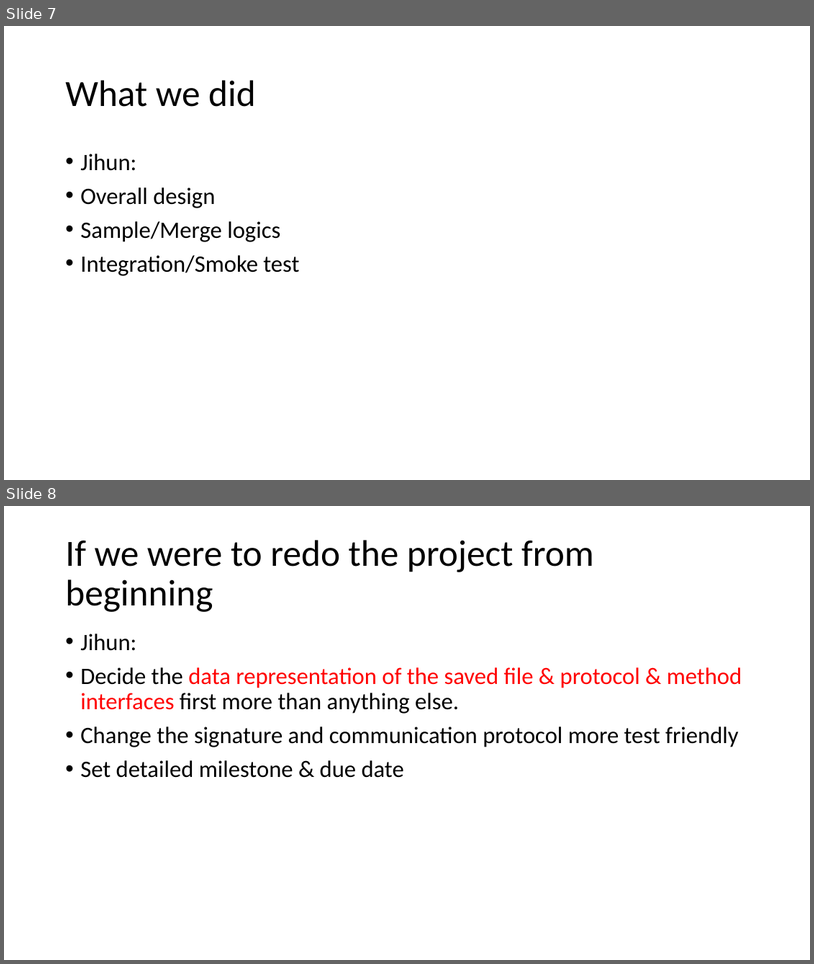
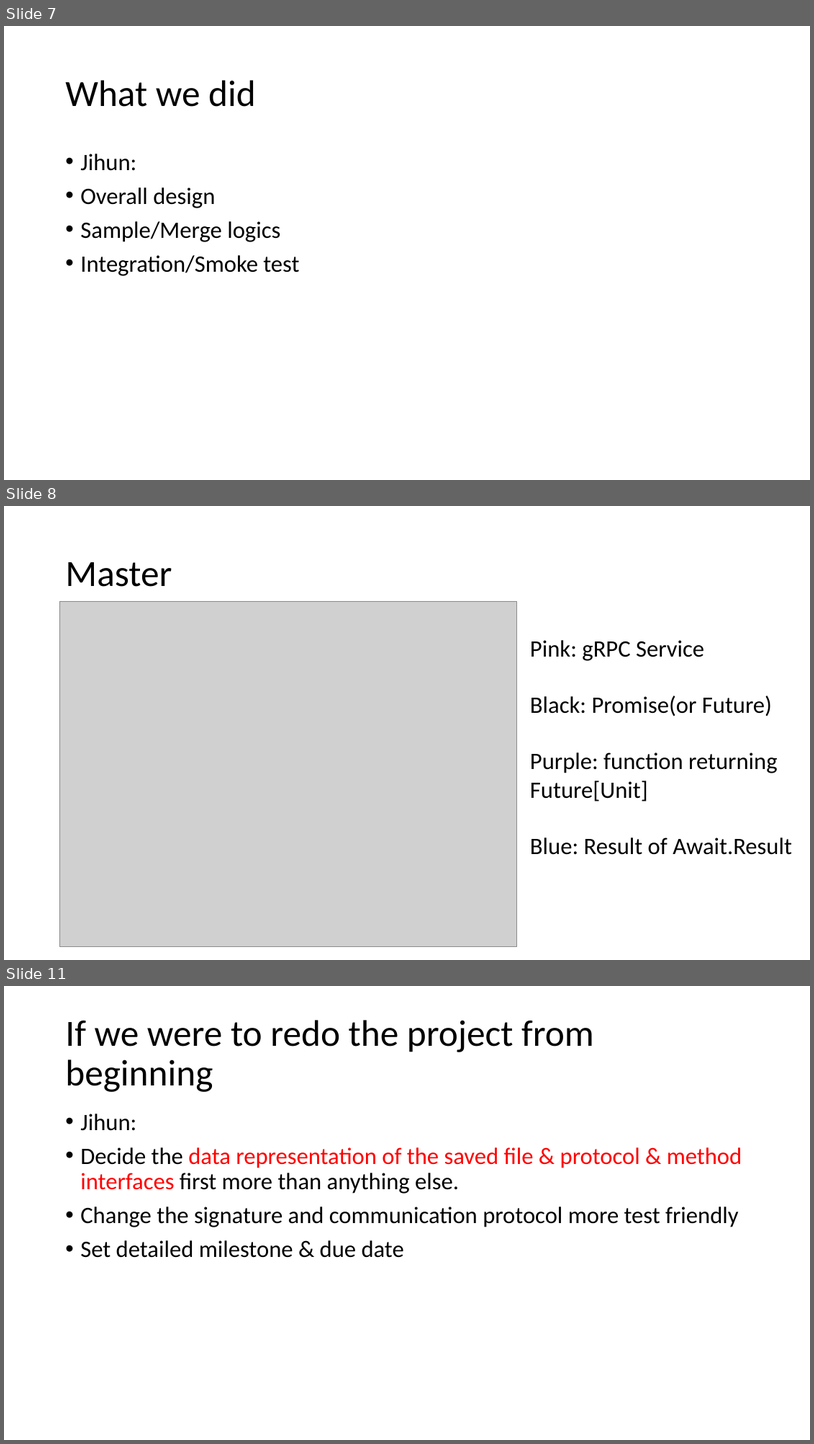
Before and after one commit to qwercxzsda/cs434-project, a slide deck: docs/Final Presentation.pptx. Shown one above the other, each under a label of ours: slides 7 and 8 before the commit, slides 7, 8 and 11 after it; the slides between them are not shown. The pictures are 814x964 and 814x1444 pixels, drawn with LibreOffice and Linux fonts; fonts in the diff are those of the drawing; grey boxes stand for pictures. Boxes give left, top, right and bottom in pixels: in the first picture for what was removed or moved away, otherwise in the second. Text is boxed around its words. In the diff, an @@ line names an element or a change of style, - is before the commit and + after.

```diff
--- a/docs/Final Presentation.pptx
+++ b/docs/Final Presentation.pptx
@@ slide 8 added at (x1=4, y1=506, x2=810, y2=960), background #FFFFFF @@
@@ title added at (x1=65, y1=562, x2=172, y2=587), 44 pt, text #000000 @@
+Master
@@ picture added at (x1=59, y1=601, x2=517, y2=947) @@
@@ text added at (x1=530, y1=640, x2=792, y2=854), 28 pt, text #000000 @@
+Pink: gRPC Service
+Black: Promise(or Future)
+Purple: function returning Future[Unit]
+Blue: Result of Await.Result
@@ what was slide 8 is now slide 11 @@
```
Also in this commit, not shown: 1 slide changed, 2 other slides added.
